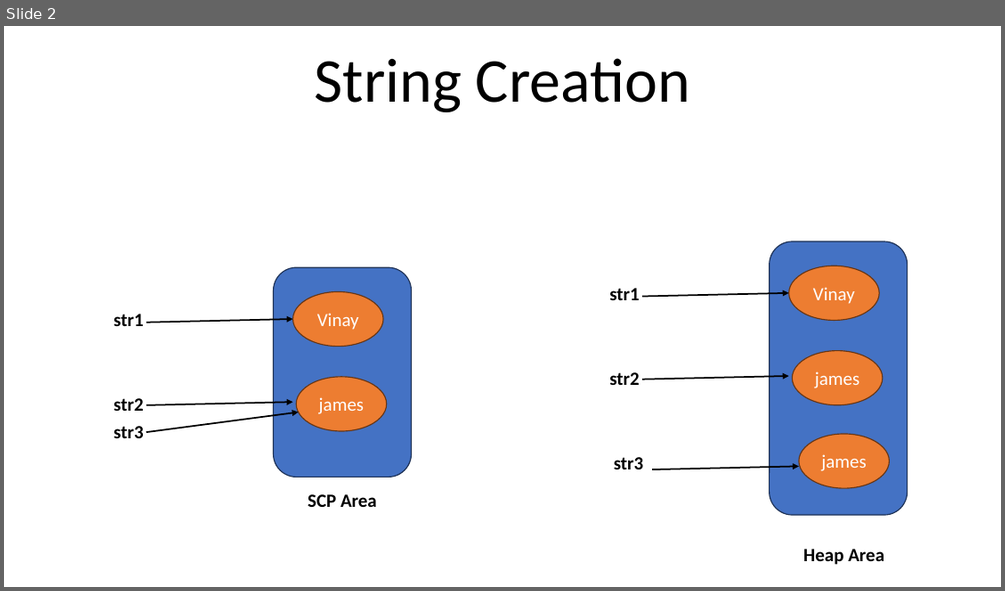
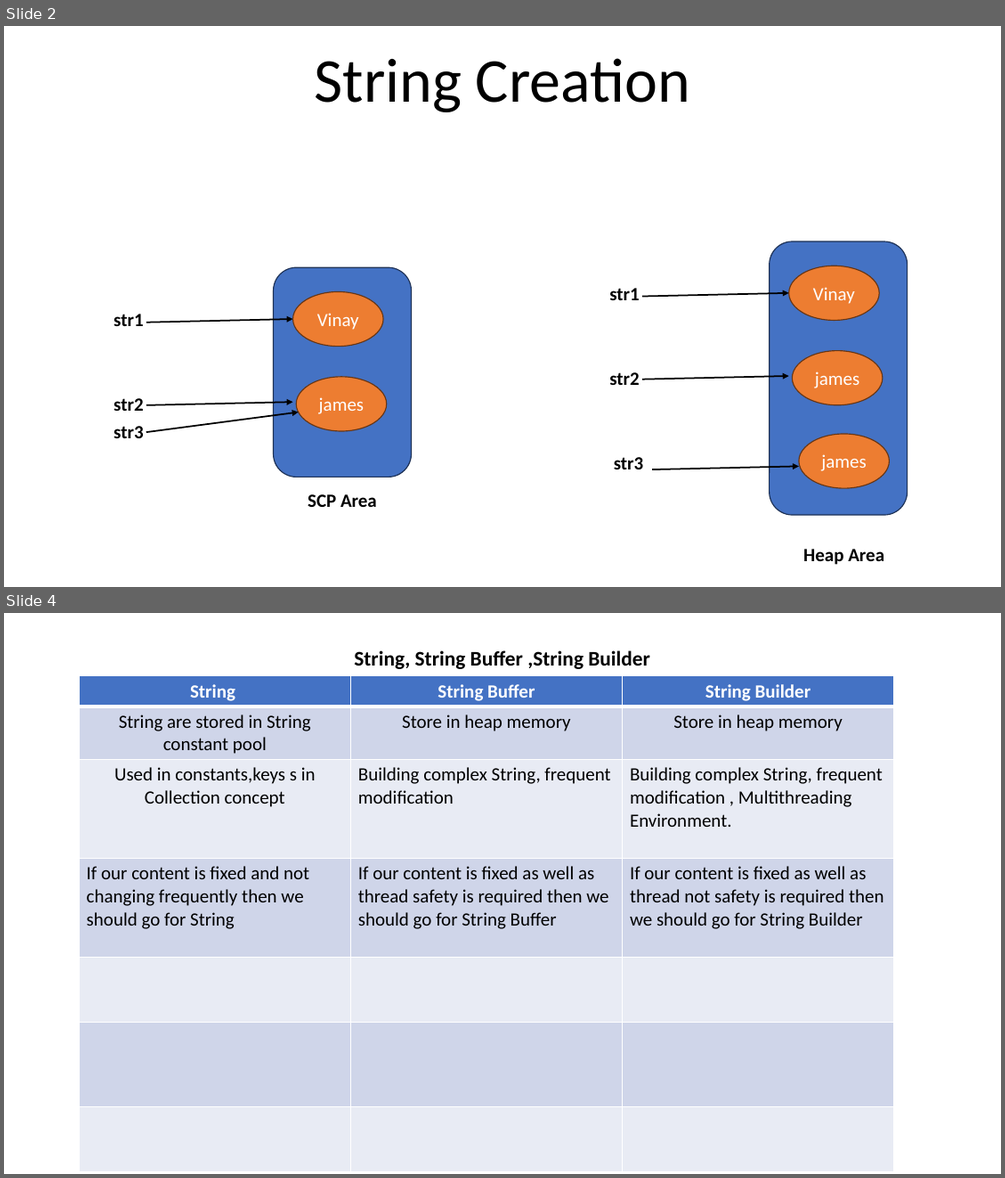
Before and after one commit to VinayTShetty/Tution-Java-Notes, a slide deck: CoreJava/12_Miscellaenous/3_String/String_ppt.pptx. Shown one above the other, each under a label of ours: slide 2 before the commit, slides 2 and 4 after it; the slides between them are not shown. The pictures are 1005x591 and 1005x1178 pixels, drawn with LibreOffice and Linux fonts; fonts in the diff are those of the drawing. Boxes give left, top, right and bottom in pixels: in the first picture for what was removed or moved away, otherwise in the second. Text is boxed around its words. In the diff, an @@ line names an element or a change of style, - is before the commit and + after.

```diff
--- a/CoreJava/12_Miscellaenous/3_String/String_ppt.pptx
+++ b/CoreJava/12_Miscellaenous/3_String/String_ppt.pptx
@@ slide 4 added at [4, 613, 1001, 1174], background #FFFFFF @@
@@ title added at [354, 650, 650, 669], 20 pt, text #000000, bold @@
+String, String Buffer ,String Builder
@@ table added at [79, 676, 893, 1167], 7 rows, 3 columns @@
+String | String Buffer | String Builder
+String are stored in String constant pool | Store in heap memory | Store in heap memory
+Used in constants,keys s in Collection concept | Building complex String, frequent modification | Building complex String, frequent modification , Multithreading Environment.
+If our content is fixed and not changing frequently then we should go for String | If our content is fixed as well as thread safety is required then we should go for String Buffer | If our content is fixed as well as thread not safety is required then we should go for String Builder
+ |  | 
+ |  | 
+ |  | 
```
Also in this commit, not shown: 1 other slide added, 5 other files.
